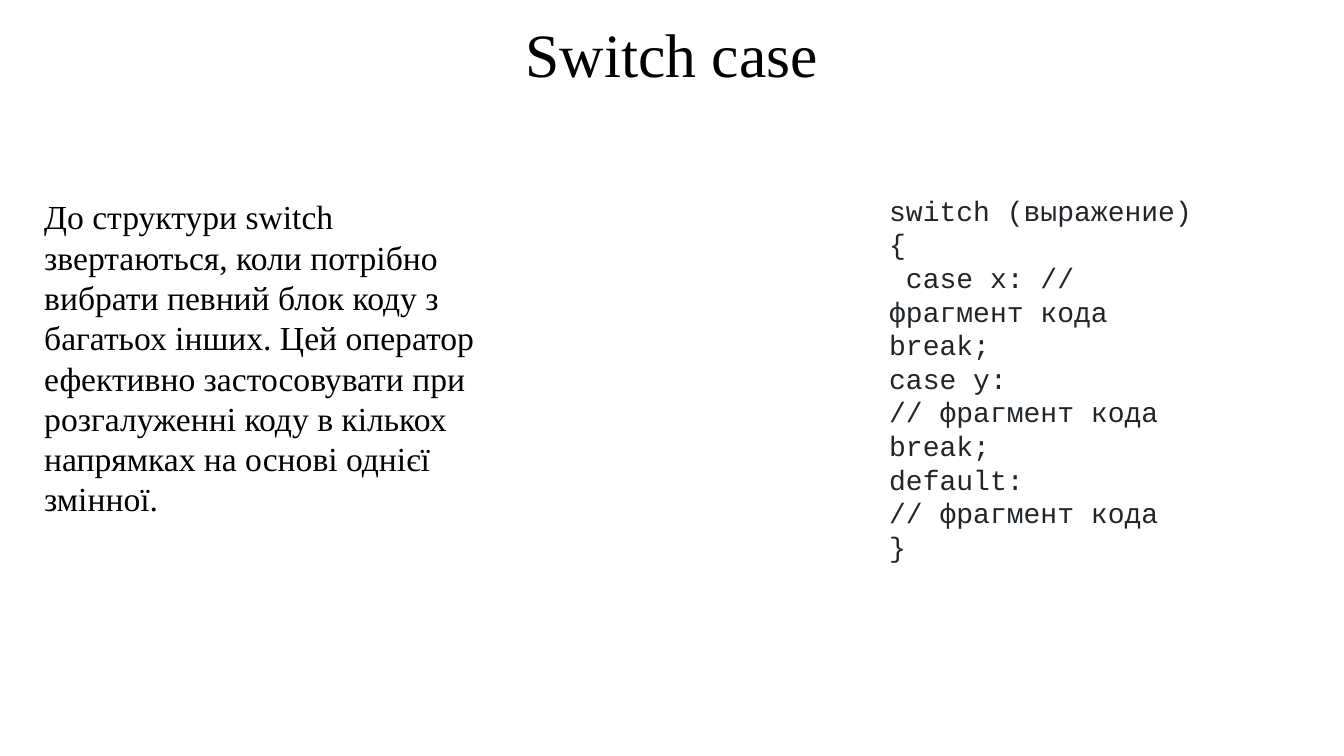
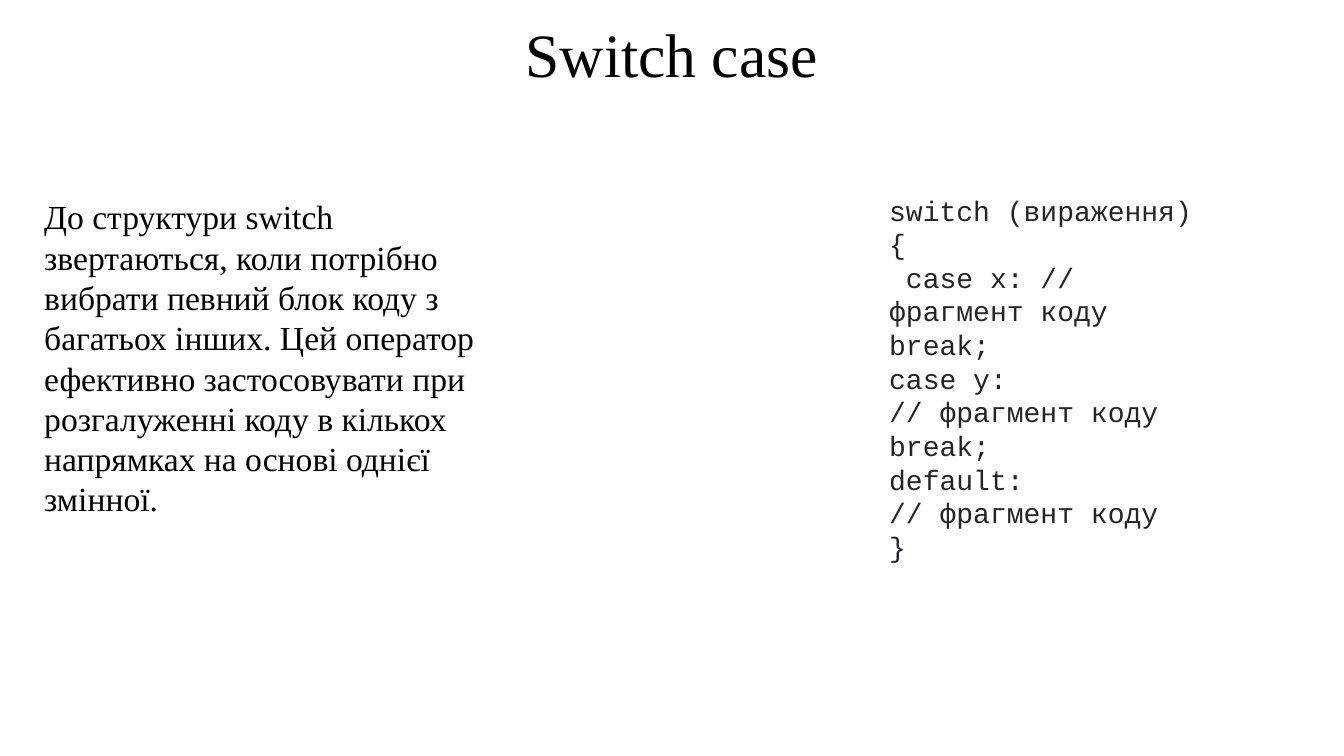
Before and after one commit to arg3ntuum/JavaCourse, a slide deck: slide 7 of Java Урок 3 ifelse switch.pptx. Drawn at 1344x756 pixels with LibreOffice and Linux fonts; fonts in the diff are those of the drawing. Boxes give left, top, right and bottom in pixels: in the first picture for what was removed or moved away, otherwise in the second. Text is boxed around its words. In the diff, an @@ line names an element or a change of style, - is before the commit and + after.

```diff
--- a/Java Урок 3 ifelse switch.pptx
+++ b/Java Урок 3 ifelse switch.pptx
@@ text at [889, 201, 1192, 327]: text changed @@
-switch (выражение) {
-case x: // фрагмент кода
+switch (вираження) {
+case x: // фрагмент коду
@@ text at [940, 402, 1158, 428]: text changed @@
-// фрагмент кода
+// фрагмент коду
@@ text at [940, 503, 1158, 529]: text changed @@
-// фрагмент кода
+// фрагмент коду
```
Also in this commit, not shown: 1 other slide changed, 5 other files.
